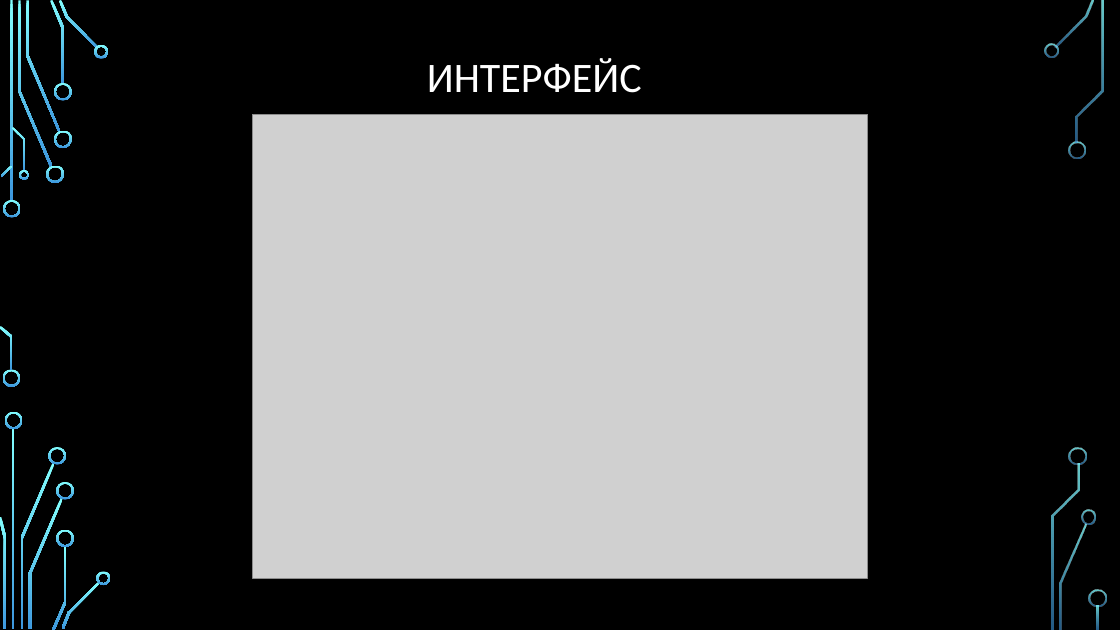
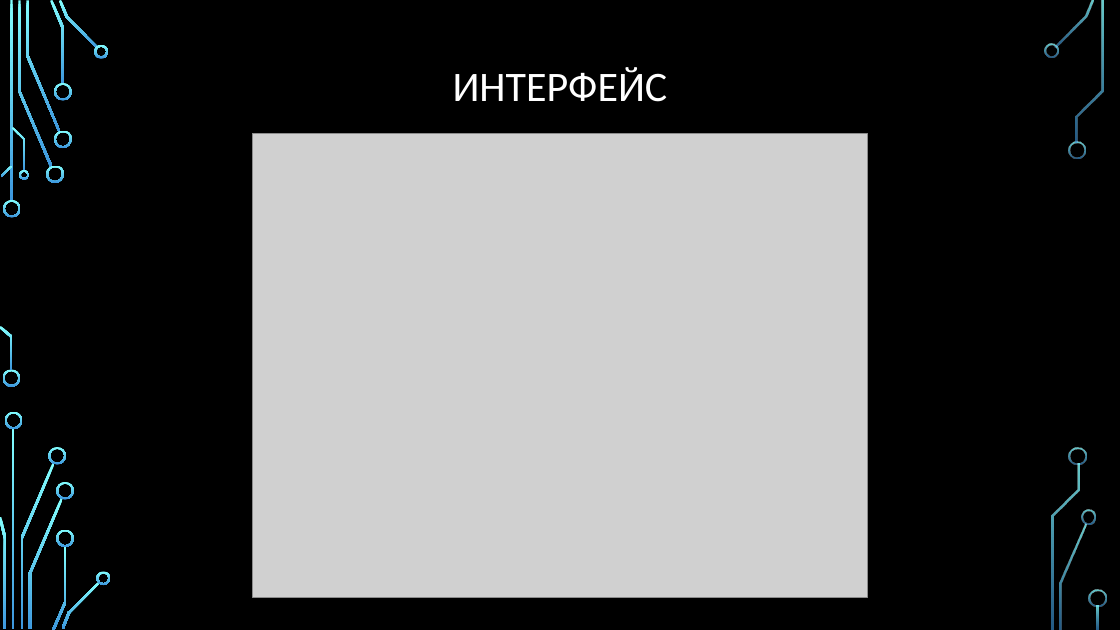
Before and after one commit to Ra1w/infobezVseros, a slide deck: slide 6 of Приложение для стеганографии.pptx. Drawn at 1120x630 pixels with LibreOffice and Linux fonts; fonts in the diff are those of the drawing; grey boxes stand for pictures; background and template pictures are left out. Boxes give left, top, right and bottom in pixels: in the first picture for what was removed or moved away, otherwise in the second. Text is boxed around its words. In the diff, an @@ line names an element or a change of style, - is before the commit and + after.

```diff
--- a/Приложение для стеганографии.pptx
+++ b/Приложение для стеганографии.pptx
@@ title "ИНТЕРФЕЙС": place and size @@
-title "ИНТЕРФЕЙС" at <box>427,58,642,93</box>
+title "ИНТЕРФЕЙС" at <box>453,67,668,102</box>
@@ picture: place and size @@
-picture at <box>252,114,867,578</box>
+picture at <box>252,134,867,597</box>
```
Also in this commit, not shown: 5 other slides changed.
